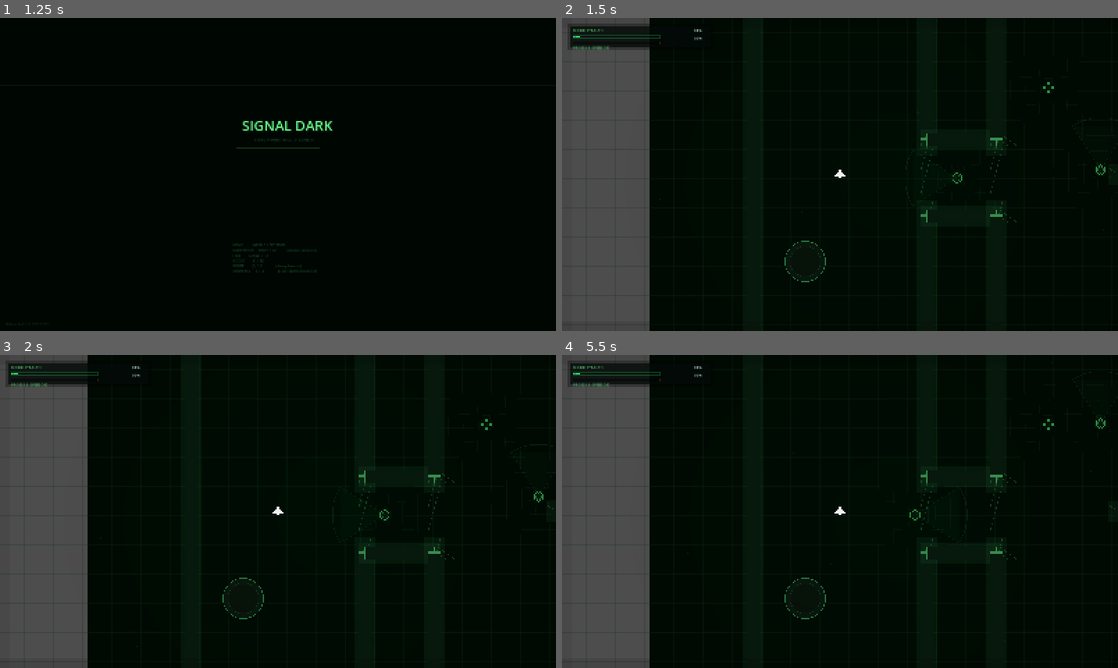
Above: before the commit, frames 1-4 (two rows, left to right).
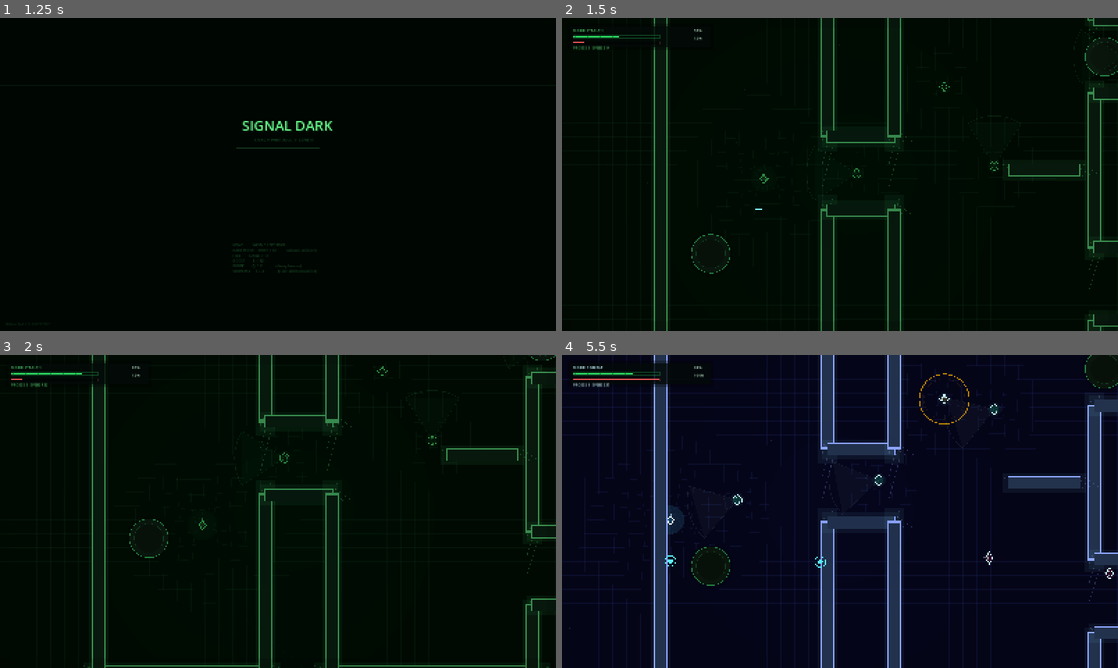
Above: after the commit, the same moments.

Repository: weeksdev/signal_dark
Game: Godot game, scene res://src/ui/StartScreen.tscn
Two runs of this game, one before a commit and one after it. Both use one fixed random seed, a clock stepped at 60 frames per second and the inputs below.
Inputs (mouse positions are in pixels of both pictures, inside the frame that each line leads up to):
- Up to frame 1 (1.25 s): tap Enter at 0.5 s; move the mouse to (400, 158) at 0.52 s; hold D (move_right) from 0.53 s (still down); hold Space (boost) from 0.53 s (still down)
- Up to frame 2 (1.5 s): tap R (restart) at 1.25 s; move the mouse to (728, 190) at 1.27 s; release D (move_right) at 1.28 s; release Space (boost) at 1.28 s; hold S (move_down) from 1.28 s (still down); click (728, 190) at 1.35 s
- Up to frame 3 (2 s): keep holding S (move_down)
- Up to frame 4 (5.5 s): move the mouse to (895, 442) at 2.02 s; release S (move_down) at 2.03 s; hold D (move_right) 2.03-2.78 s; hold Q (probe) 2.03-2.78 s; move the mouse to (812, 574) at 2.77 s; hold W (move_up) 2.78-3.53 s; tap E (suppress) at 2.85 s; move the mouse to (1006, 558) at 3.52 s; hold Space (boost) 3.53-4.28 s; hold A (move_left) 3.53-5.03 s; move the mouse to (673, 464) at 4.27 s; click (673, 464) at 4.35 s; move the mouse to (867, 511) at 5.02 s; hold S (move_down) from 5.03 s (still down); hold Q (probe) from 5.03 s (still down)

Frame 1 is identical in both runs. In frame 2, 18% of the frame differs, in the area x 0-100%, y 0-100%; in frame 3, 18%; in frame 4, 43%.
Error before the commit: Parse Error: Cannot infer the type of "x" variable because the value doesn't have a set type. (res://src/player/Ship.gd:185)

Commit message:
Fix Ship.gd parse error; redesign hull to angular GW-style marker
- var x: float explicit type fixes 'cannot infer type' GDScript error
- Hull replaced with 10-pt sharp angular diamond (nose→wings→tail notch)
  reads as abstract marker not a literal spaceship
- Thruster strand offsets tightened to match narrower rear geometry

Co-Authored-By: Claude Sonnet 4.6 <noreply@anthropic.com>

Diff:
--- a/src/player/Ship.gd
+++ b/src/player/Ship.gd
@@ -178,11 +178,11 @@
 	var base_alpha := (0.35 + speed_frac * 0.5 + _boost_flash * 0.55) * (0.3 if dark_mode else 1.0)
 	var col := ColorSystem.player_outline(dark_mode)
 	# Five strands spread across the exhaust ports on the swept-wing rear
-	var offsets := [-4.0, -2.0, 0.0, 2.0, 4.0]
+	var offsets := [-2.0, -1.0, 0.0, 1.0, 2.0]
 	for i in offsets.size():
 		var flicker := 0.65 + 0.35 * sin(_thruster_t * 18.0 + i * 1.3)
 		var strand_len := base_len * flicker * (0.7 + 0.3 * sin(_thruster_t * 11.0 + i * 2.1))
-		var x := offsets[i]
+		var x: float = offsets[i]
 		var alpha := base_alpha * flicker
 		draw_line(
 			Vector2(x, 9.0),
--- a/src/player/Ship.tscn
+++ b/src/player/Ship.tscn
@@ -18,12 +18,12 @@
 shape = SubResource("1")
 
 [node name="Body" type="Polygon2D" parent="."]
-polygon = PackedVector2Array(0, -16, 5, -5, 16, 5, 5, 3, 3, 11, 0, 8, -3, 11, -5, 3, -16, 5, -5, -5)
+polygon = PackedVector2Array(0, -16, 6, -6, 12, 0, 6, 4, 2, 12, 0, 8, -2, 12, -6, 4, -12, 0, -6, -6)
 
 [node name="Outline" type="Line2D" parent="."]
 width = 2.0
 closed = true
-points = PackedVector2Array(0, -16, 5, -5, 16, 5, 5, 3, 3, 11, 0, 8, -3, 11, -5, 3, -16, 5, -5, -5)
+points = PackedVector2Array(0, -16, 6, -6, 12, 0, 6, 4, 2, 12, 0, 8, -2, 12, -6, 4, -12, 0, -6, -6)
 
 [node name="WeaponSystem" type="Node" parent="."]
 script = ExtResource("2")
